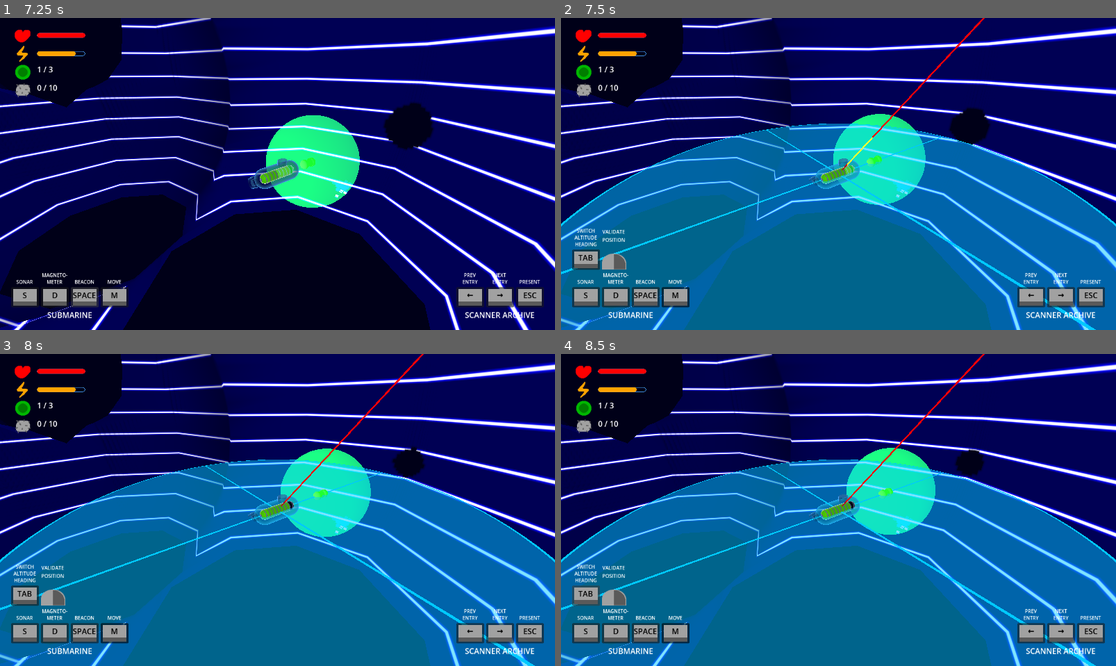
Above: before the commit, frames 1-4 (two rows, left to right).
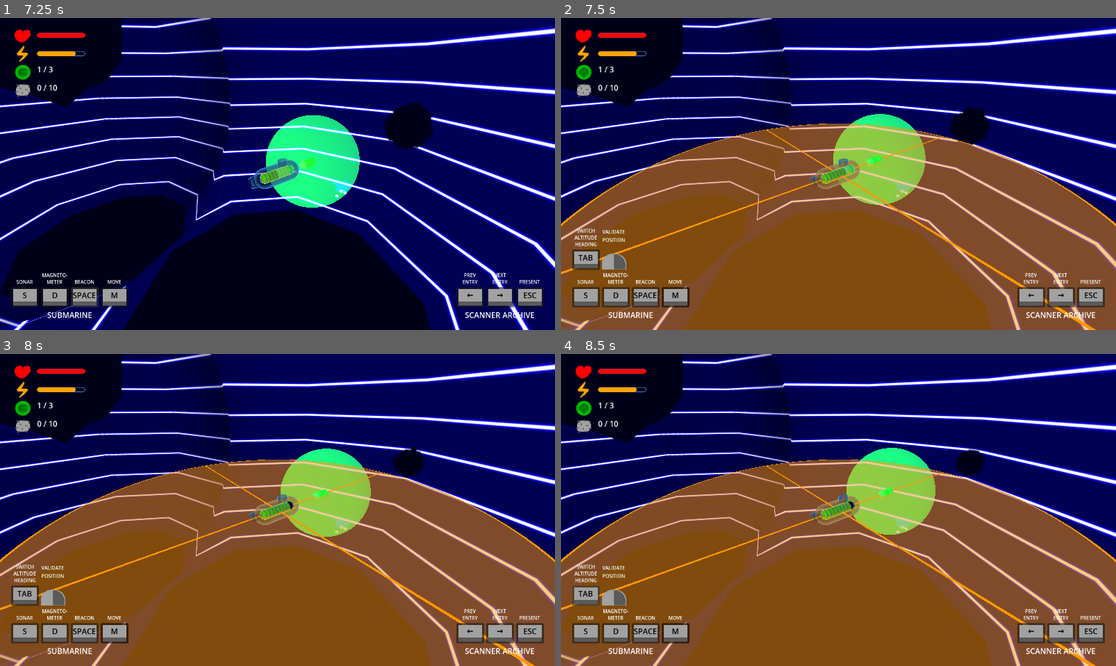
Above: after the commit, the same moments.

Repository: squirrelsoftcompany/LD57
Game: Godot game, scene res://Scenes/test_scene.tscn
Same seed, same stepped clock (60 frames per second), same inputs: the game is played once before the commit and once after it.
Inputs (mouse positions are in pixels of both pictures, inside the frame that each line leads up to):
- Up to frame 1 (7.25 s): tap Enter at 0.5 s; drag from (61, 71) to (333, 105) at 0.52 s; drag from (61, 89) to (249, 236) at 1.27 s; move the mouse to (333, 105) at 2.02 s; tap Space (mi_launch) at 2.1, 4.35 s; click (333, 105) at 2.17 s; click "S" at 2.75 s; drag from (249, 236) to (111, 127) at 3.52 s; move the mouse to (444, 220) at 4.27 s; click (444, 220) at 4.42 s; click "D" at 5 s; click "SPACE" at 5.75 s; click "SPACE" at 6.5 s
- Up to frame 2 (7.5 s): click "M" at 7.25 s
- Up to frame 3 (8 s): no input
- Up to frame 4 (8.5 s): click "TAB" at 8 s

Frame 1 is identical in both runs. In frame 2, 54% of the frame differs, in the area x 0-100%, y 0-100%; in frame 3, 54%; in frame 4, 54%.

Commit message:
fix bad altitude / azimuth / distance at initial

Diff:
--- a/Scripts/IngameUI/MovingInteraction.gd
+++ b/Scripts/IngameUI/MovingInteraction.gd
@@ -34,7 +34,8 @@
 	if visible:
 		GlobalEventHolder.emit_signal("player_start_mi")
 		_candidate_altitude = 0
-		_candidate_position = _candidate_azimuth_distance
+		_candidate_azimuth_distance = global_position
+		_candidate_position = global_position
 		_switched = false
 		_update_drawings()
 	else:
